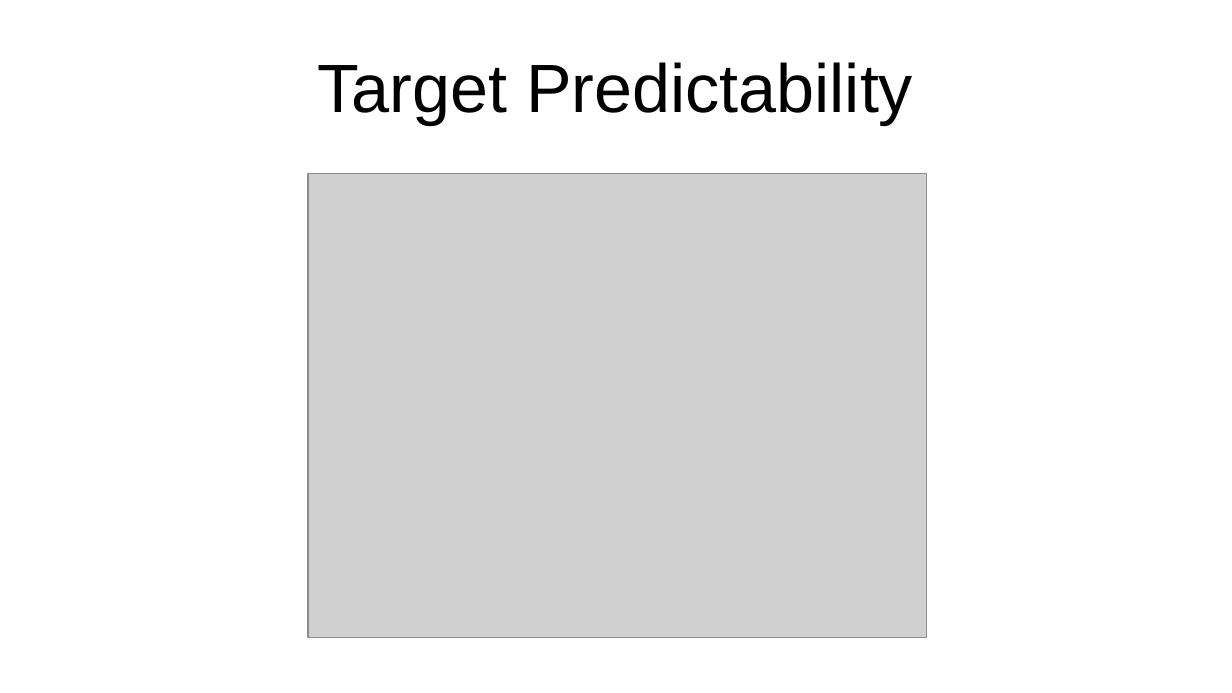
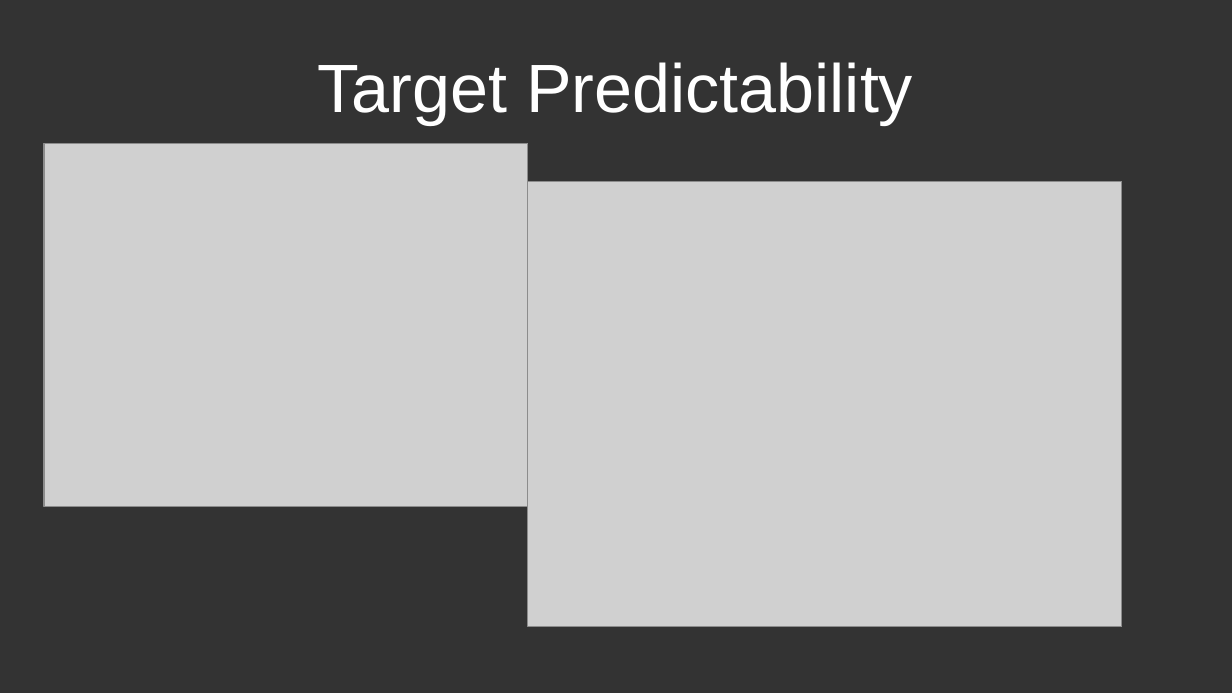
Before and after one commit to CDR-Clueless/GDSC-DrugBank-Search, a slide deck: slide 7 of General GDSC presentation.odp. Drawn at 1232x693 pixels with LibreOffice and Linux fonts; fonts in the diff are those of the drawing; grey boxes stand for pictures. Boxes give left, top, right and bottom in pixels: in the first picture for what was removed or moved away, otherwise in the second. Text is boxed around its words. In the diff, an @@ line names an element or a change of style, - is before the commit and + after.

Commit message:
Added raw SC score plots and target pie chart to main presentation

```diff
--- a/General GDSC presentation.odp
+++ b/General GDSC presentation.odp
@@ background #FFFFFF to #333333 @@
@@ title "Target Predictability" at <box>318,62,913,125</box>: text colour #000000 to #FFFFFF @@
@@ picture added at <box>44,143,528,506</box> @@
@@ picture: place and size @@
-picture at <box>309,174,928,638</box>
+picture at <box>528,181,1121,627</box>
```
Also in this commit, not shown: 13 other slides changed.
